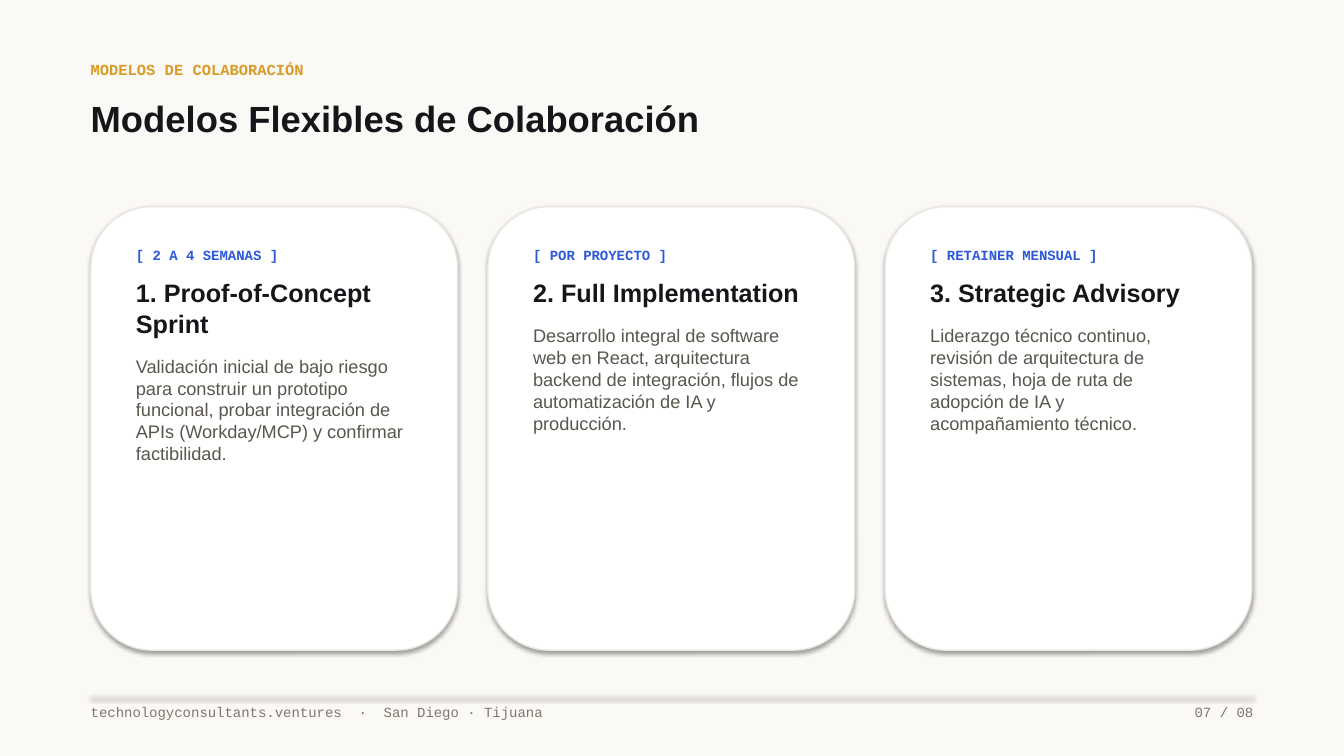
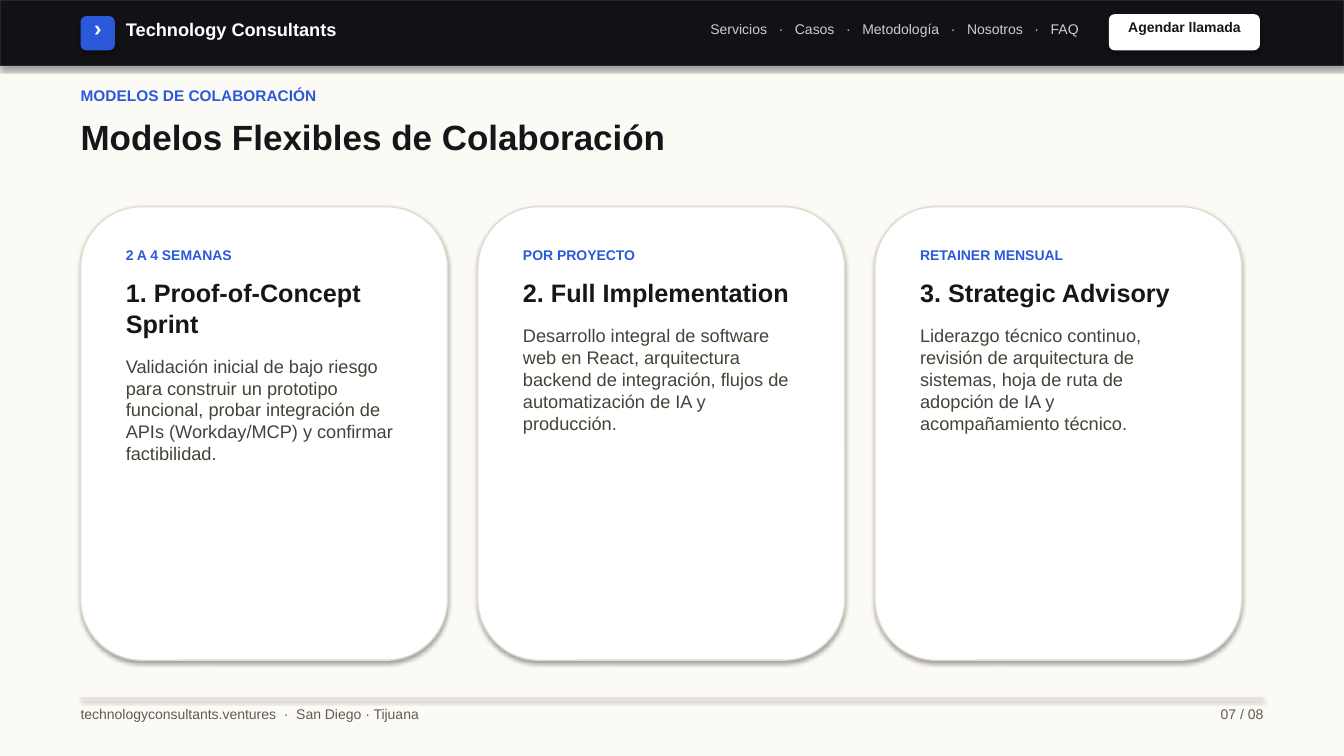
Before and after one commit to rguido198/TechnologyConsultantsVentures, a slide deck: slide 7 of Technology_Consultants_A_Quien_Enviarme_MX.pptx. Drawn at 1344x756 pixels with LibreOffice and Linux fonts; fonts in the diff are those of the drawing. Boxes give left, top, right and bottom in pixels: in the first picture for what was removed or moved away, otherwise in the second. Text is boxed around its words. In the diff, an @@ line names an element or a change of style, - is before the commit and + after.

Commit message:
Update design.md and rebuild PowerPoint decks with Helvetica Neue system sans typography, web navigation mockup, and clean modern software brand styling

```diff
--- a/Technology_Consultants_A_Quien_Enviarme_MX.pptx
+++ b/Technology_Consultants_A_Quien_Enviarme_MX.pptx
@@ background #FAF9F5 to #FBFAF5 @@
@@ rectangle added at bbox=[0, 0, 1344, 66], fill #121216, outline #26262C 1 pt @@
@@ rounded rectangle added at bbox=[81, 16, 115, 50], fill #2B59D9 @@
@@ text added at bbox=[81, 14, 115, 48], 16 pt, text #FFFFFF, bold @@
+›
@@ text added at bbox=[126, 22, 337, 40], 13 pt, text #FFFFFF, bold @@
+Technology Consultants
@@ text added at bbox=[710, 23, 1079, 37], 10 pt, text #C8CDD7 @@
+Servicios · Casos · Metodología · Nosotros · FAQ
@@ rounded rectangle added at bbox=[1109, 14, 1260, 50], fill #FFFFFF @@
@@ text added at bbox=[1128, 22, 1241, 35], 10 pt, text #16161A, bold @@
+Agendar llamada
@@ text "MODELOS DE COLABORACIÓN": place and size @@
-text "MODELOS DE COLABORACIÓN" at bbox=[91, 64, 304, 75]
+text "MODELOS DE COLABORACIÓN" at bbox=[81, 88, 317, 101]
@@ text "MODELOS DE COLABORACIÓN" at bbox=[81, 88, 317, 101]: font Courier New to Arial, text colour #D99B26 to #2B59D9 @@
@@ text "Modelos Flexibles de Colaboración": place and size @@
-text "Modelos Flexibles de Colaboración" at bbox=[91, 105, 699, 133]
+text "Modelos Flexibles de Colaboración" at bbox=[81, 124, 665, 151]
@@ text "Modelos Flexibles de Colaboración" at bbox=[81, 124, 665, 151]: size 26 to 25 pt @@
@@ outline #EBE7DF 1 pt to #E2DDD0 1 pt in 3 elements at bbox=[478, 207, 845, 660], bbox=[875, 207, 1242, 660], bbox=[81, 207, 448, 660] @@
@@ rounded rectangle: place and size @@
-rounded rectangle at bbox=[91, 207, 458, 650]
+rounded rectangle at bbox=[81, 207, 448, 660]
@@ rounded rectangle: place and size @@
-rounded rectangle at bbox=[488, 207, 855, 650]
+rounded rectangle at bbox=[478, 207, 845, 660]
@@ rounded rectangle: place and size @@
-rounded rectangle at bbox=[885, 207, 1252, 650]
+rounded rectangle at bbox=[875, 207, 1242, 660]
@@ text at bbox=[126, 250, 232, 260]: text changed; font Courier New to Arial @@
-[ 2 A 4 SEMANAS ]
+2 A 4 SEMANAS
@@ text at bbox=[523, 250, 635, 260]: text changed; font Courier New to Arial @@
-[ POR PROYECTO ]
+POR PROYECTO
@@ text at bbox=[920, 250, 1063, 260]: text changed; font Courier New to Arial @@
-[ RETAINER MENSUAL ]
+RETAINER MENSUAL
@@ text at bbox=[523, 328, 788, 434]: text colour #59564D to #454337 in "Desarrollo integral de software web en React, ..." @@
@@ text at bbox=[920, 328, 1141, 434]: text colour #59564D to #454337 in "Liderazgo técnico continuo, revisión de arquitectura de ..." @@
@@ text at bbox=[126, 359, 393, 460]: text colour #59564D to #454337 in "Validación inicial de bajo riesgo para construir ..." @@
@@ 4 texts: place and size @@
-4 texts at bbox=[91, 250, 1180, 720]
+4 texts at bbox=[81, 250, 1170, 722]
@@ text "technologyconsultants.ventures · San Diego · ..." at bbox=[81, 709, 419, 722]: font Courier New to Arial, text colour #7C786C to #5F5C52 @@
@@ rectangle: place and size @@
-rectangle at bbox=[91, 696, 1253, 697]
+rectangle at bbox=[81, 698, 1263, 699]
@@ rectangle at bbox=[81, 698, 1263, 699]: fill #EBE7DF to #E2DDD0 @@
@@ text "07 / 08" at bbox=[1221, 709, 1264, 719]: font Courier New to Arial, text colour #7C786C to #5F5C52 @@
@@ text "07 / 08": place and size @@
-text "07 / 08" at bbox=[1195, 707, 1254, 717]
+text "07 / 08" at bbox=[1221, 709, 1264, 719]
```
Also in this commit, not shown: 7 other slides changed, 2 other files.
